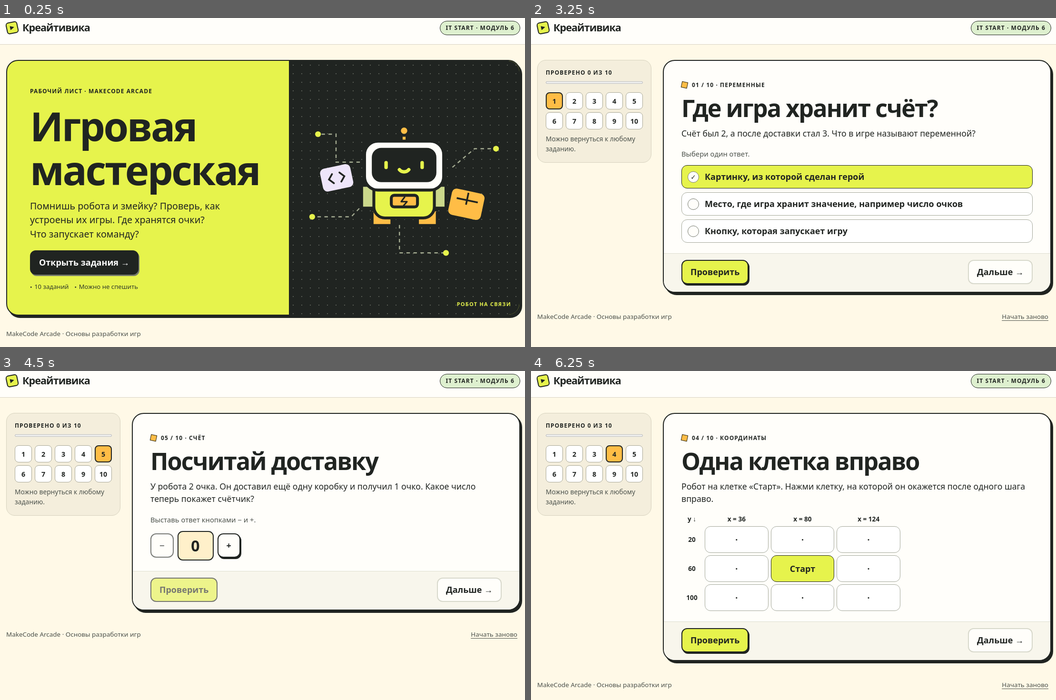
Above: before the commit, frames 1-4 (two rows, left to right).
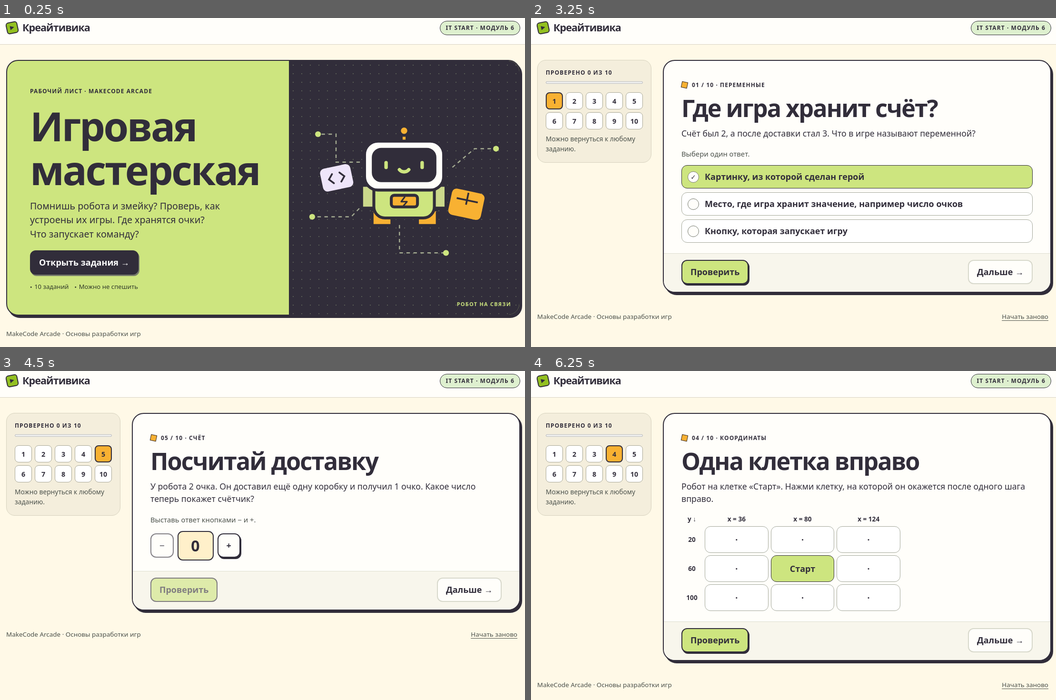
Above: after the commit, the same moments.

Repository: smirnovairina7090-blip/it-start-game-workshop
Game: browser game, page index.html
Two runs of this game, one before a commit and one after it. Both use one fixed random seed, a clock stepped at 60 frames per second and the inputs below.
Inputs (mouse positions are in pixels of both pictures, inside the frame that each line leads up to):
- Up to frame 1 (0.25 s): no input
- Up to frame 2 (3.25 s): click "Открыть задания →" at 1.27 s; click "Начать заново" at 1.77 s; click "Продолжить" at 1.87 s; click "1" at 2.47 s; click (793, 175) at 3.07 s
- Up to frame 3 (4.5 s): click "5" at 3.67 s; click (262, 509) at 4.27 s
- Up to frame 4 (6.25 s): click "Дальше →" at 4.87 s; click "4" at 5.47 s; click "Старт" at 6.07 s

The runs differ from the first frame. In frame 1, 74% of the frame differs, in the area x 1-100%, y 0-92%; in frame 2, 8.8%; in frame 3, 3.6%; in frame 4, 4.8%.

Commit message:
Use the course brand colors in the worksheet

Diff:
--- a/index.html
+++ b/index.html
@@ -7,9 +7,9 @@
 <title>Игровая мастерская · Креайтивика</title>
 <style>
 :root {
-  --ink: #202421; --soft: #4b514b; --cream: #fff9e7; --paper: #fffefa;
-  --lime: #e6f34c; --gold: #ffbd46; --violet: #eee5fa; --green: #def0cf;
-  --line: #d7d8cb; --shadow: 4px 5px 0 var(--ink);
+  --ink: #312d3a; --soft: #4b514b; --cream: #fff9e7; --paper: #fffefa;
+  --lime: #cde57f; --gold: #f8b132; --violet: #eee5fa; --green: #def0cf;
+  --brand-green: #93c021; --line: #d7d8cb; --shadow: 4px 5px 0 var(--ink);
   color: var(--ink); background: var(--cream); font-family: 'Segoe UI', Arial, sans-serif;
   font-synthesis: none;
 }
@@ -28,7 +28,7 @@
 .wrap { width: min(1080px, 100% - 40px); margin: 0 auto; }
 .brandbar { min-height: 69px; display: flex; align-items: center; justify-content: space-between; gap: 10px; }
 .brand { display: flex; align-items: center; gap: 9px; font-weight: 850; letter-spacing: -.045em; font-size: clamp(1.05rem, 4vw, 1.35rem); }
-.brand i { width: 25px; height: 25px; display: block; background: var(--lime); border: 2px solid; border-radius: 6px; transform: rotate(-12deg); position: relative; }
+.brand i { width: 25px; height: 25px; display: block; background: var(--brand-green); border: 2px solid; border-radius: 6px; transform: rotate(-12deg); position: relative; }
 .brand i::after { position: absolute; content: ''; width: 9px; height: 9px; background: var(--ink); inset: 6px; clip-path: polygon(0 0, 100% 45%, 0 100%); }
 .course, .tag { font-size: .75rem; font-weight: 800; letter-spacing: .09em; text-transform: uppercase; }
 .course { white-space: nowrap; background: var(--green); border: 1px solid; border-radius: 999px; padding: 5px 11px; }
@@ -113,7 +113,7 @@
 .sort b { font-size: .89rem; color: var(--soft); text-align: center; }
 .move { padding: 0; min-height: 42px; font-size: 1.15rem; }
 .move:disabled { opacity: .45; }
-.scene { max-width: 465px; background: #292e35; border: 2px solid #202421; border-radius: 14px; padding: 12px; display: grid; gap: 10px; }
+.scene { max-width: 465px; background: #292e35; border: 2px solid #312d3a; border-radius: 14px; padding: 12px; display: grid; gap: 10px; }
 .scene .zone { margin: 0; border-radius: 8px; }
 .scene figure { margin: 0; min-height: 70px; display: grid; place-items: center; color: white; }
 .scene svg { width: 66px; height: 62px; }
@@ -137,7 +137,7 @@
 footer .wrap { display: flex; flex-wrap: wrap; justify-content: space-between; align-items: center; gap: 4px 14px; }
 footer button { font-size: inherit; }
 dialog { max-width: min(440px, 100% - 36px); border: 2px solid; border-radius: 17px; background: var(--paper); padding: 22px; color: var(--ink); }
-dialog::backdrop { background: #20242199; }
+dialog::backdrop { background: #312d3a99; }
 dialog p { margin: 9px 0 16px; }
 dialog form { display: flex; flex-wrap: wrap; gap: 8px; }
 .sr { position: absolute; width: 1px; height: 1px; padding: 0; margin: -1px; overflow: hidden; clip-path: inset(50%); white-space: nowrap; }
@@ -241,21 +241,21 @@
 
 const robot = (hero = false) => `<svg viewBox="${hero ? '0 0 360 310' : '92 57 176 175'}" aria-hidden="true" fill="none" xmlns="http://www.w3.org/2000/svg">
   ${hero ? `<g stroke="#a4ab91" stroke-width="2" stroke-dasharray="6 6"><path d="M19 205h70l31-32m143-53 38-32h41M172 219v48h80M104 111H63V63H32"/></g>
-  <g fill="#e6f34c"><circle cx="22" cy="205" r="5"/><circle cx="338" cy="88" r="5"/><circle cx="32" cy="63" r="5"/><circle cx="252" cy="267" r="5"/></g>
-  <g transform="translate(264 155) rotate(12)"><rect width="57" height="46" rx="8" fill="#ffbd46"/><path d="M10 16h37M28 3v21" stroke="#202421" stroke-width="3"/></g>
-  <g transform="translate(34 124) rotate(-12)"><rect width="53" height="40" rx="8" fill="#eee5fa"/><path d="m20 12-7 8 7 8m13-16 7 8-7 8" stroke="#202421" stroke-width="3" stroke-linecap="round"/></g>` : ''}
-  <g stroke="#202421" stroke-width="5" stroke-linejoin="round">
-    <path d="M159 191v29h-34v-24m78-5v29h34v-24" fill="#ffbd46"/>
+  <g fill="#cde57f"><circle cx="22" cy="205" r="5"/><circle cx="338" cy="88" r="5"/><circle cx="32" cy="63" r="5"/><circle cx="252" cy="267" r="5"/></g>
+  <g transform="translate(264 155) rotate(12)"><rect width="57" height="46" rx="8" fill="#f8b132"/><path d="M10 16h37M28 3v21" stroke="#312d3a" stroke-width="3"/></g>
+  <g transform="translate(34 124) rotate(-12)"><rect width="53" height="40" rx="8" fill="#eee5fa"/><path d="m20 12-7 8 7 8m13-16 7 8-7 8" stroke="#312d3a" stroke-width="3" stroke-linecap="round"/></g>` : ''}
+  <g stroke="#312d3a" stroke-width="5" stroke-linejoin="round">
+    <path d="M159 191v29h-34v-24m78-5v29h34v-24" fill="#f8b132"/>
     <path d="M130 151h-23v39h25m98-39h22v39h-22" fill="#cbd88b"/>
-    <rect x="128" y="131" width="104" height="76" rx="19" fill="#e6f34c"/>
-    <path d="M180 77V61" stroke="#ffbd46" stroke-linecap="round"/>
-    <circle cx="180" cy="57" r="8" fill="#ffbd46"/>
+    <rect x="128" y="131" width="104" height="76" rx="19" fill="#cde57f"/>
+    <path d="M180 77V61" stroke="#f8b132" stroke-linecap="round"/>
+    <circle cx="180" cy="57" r="8" fill="#f8b132"/>
     <rect x="112" y="75" width="136" height="84" rx="23" fill="#fffefa"/>
-    <rect x="127" y="89" width="106" height="54" rx="14" fill="#202421"/>
-    <rect x="158" y="168" width="45" height="20" rx="5" fill="#ffbd46"/>
+    <rect x="127" y="89" width="106" height="54" rx="14" fill="#312d3a"/>
+    <rect x="158" y="168" width="45" height="20" rx="5" fill="#f8b132"/>
   </g>
-  <path d="M149 112v8m62-8v8m-39 4c4 5 12 5 16 0" stroke="#e6f34c" stroke-width="6" stroke-linecap="round"/>
-  <path d="m181 171-6 8h10l-6 7" stroke="#202421" stroke-width="2.5" stroke-linecap="round" stroke-linejoin="round"/>
+  <path d="M149 112v8m62-8v8m-39 4c4 5 12 5 16 0" stroke="#cde57f" stroke-width="6" stroke-linecap="round"/>
+  <path d="m181 171-6 8h10l-6 7" stroke="#312d3a" stroke-width="2.5" stroke-linecap="round" stroke-linejoin="round"/>
 </svg>`;
 
 const key = 'creitivika-it-start-m6-worksheet-v1';
